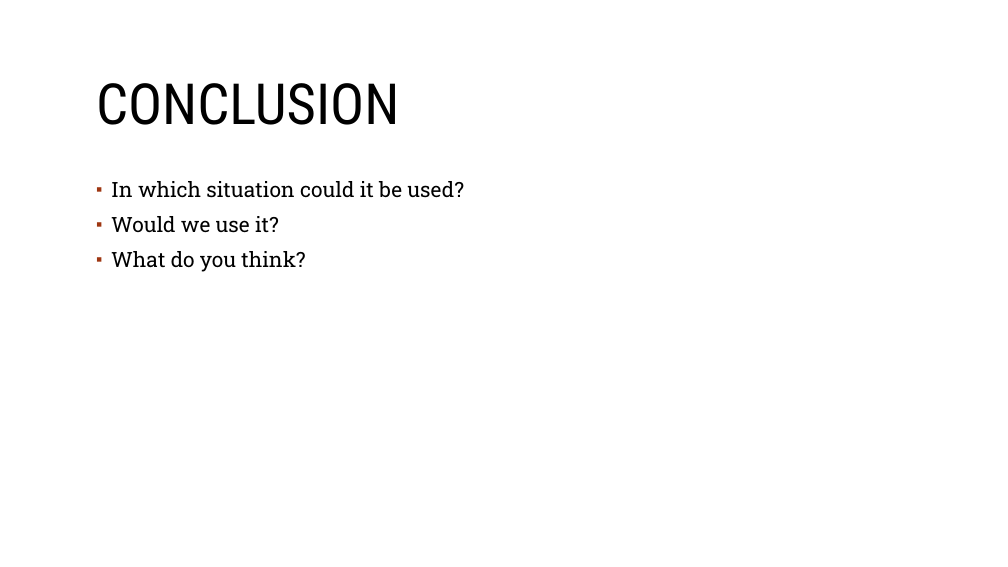
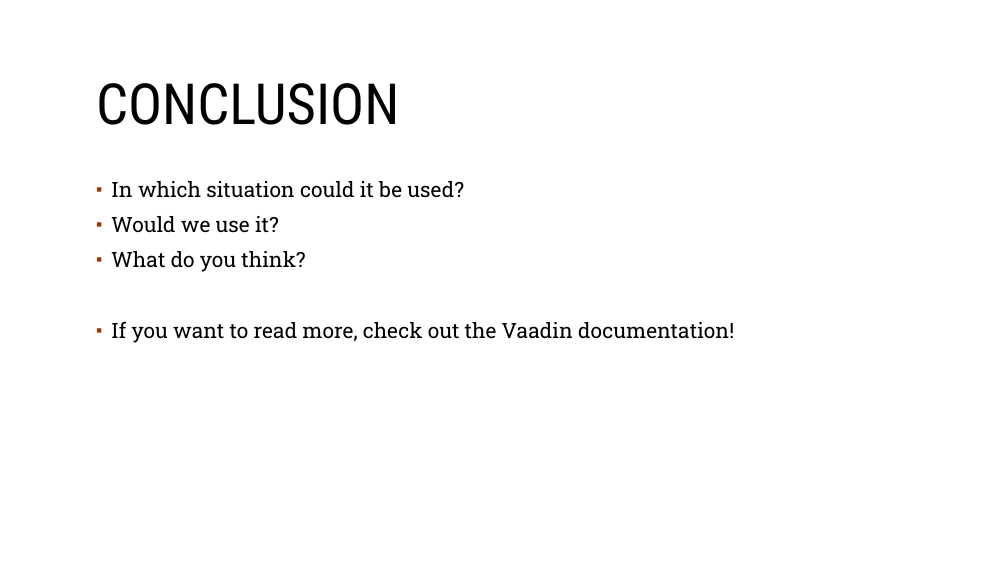
Before and after one commit to sebivenlo/Vaadin-workshop, a slide deck: slide 34 of Documentation/Frontend-technologies.odp (slide 33 before the commit). Drawn at 1008x567 pixels with LibreOffice and Linux fonts; fonts in the diff are those of the drawing; background and template pictures are left out. Boxes give left, top, right and bottom in pixels: in the first picture for what was removed or moved away, otherwise in the second. Text is boxed around its words. In the diff, an @@ line names an element or a change of style, - is before the commit and + after.

```diff
--- a/Documentation/Frontend-technologies.odp
+++ b/Documentation/Frontend-technologies.odp
@@ text at (111, 321, 734, 343): paragraph added @@
+▪ If you want to read more, check out the Vaadin documentation!
```
Also in this commit, not shown: 6 other slides changed, 2 slides added, 1 slide removed.
